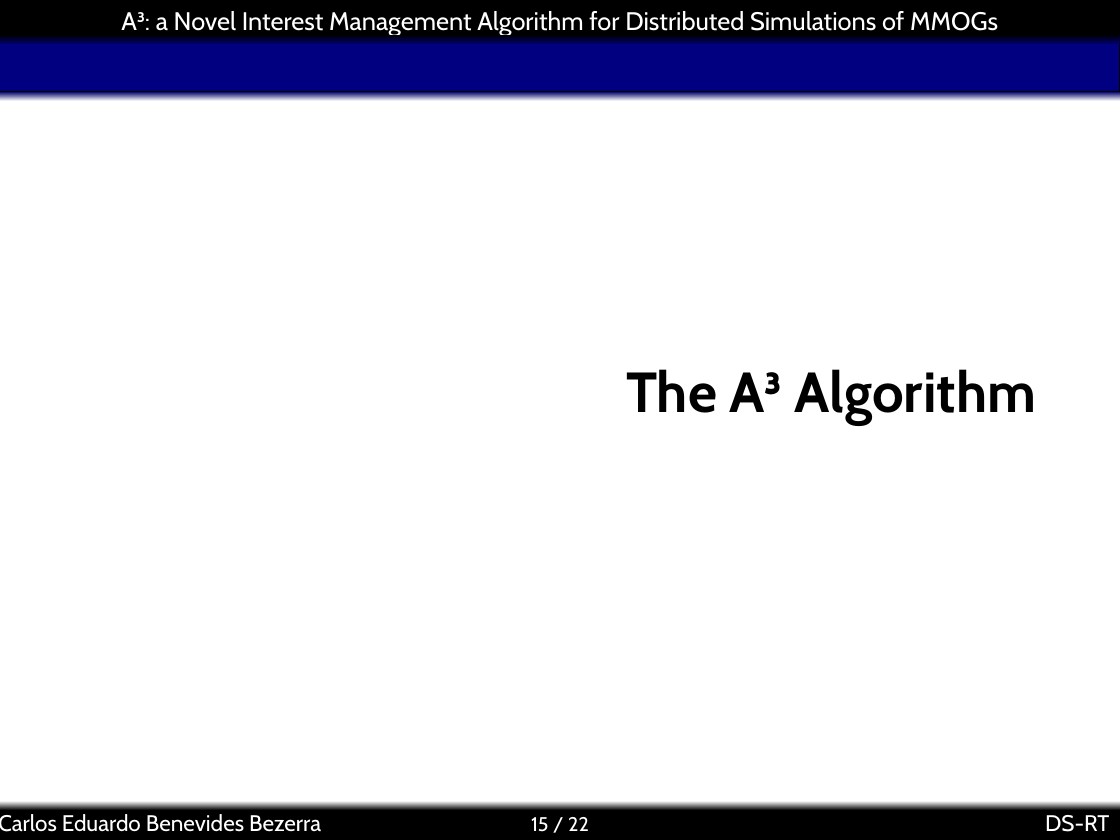
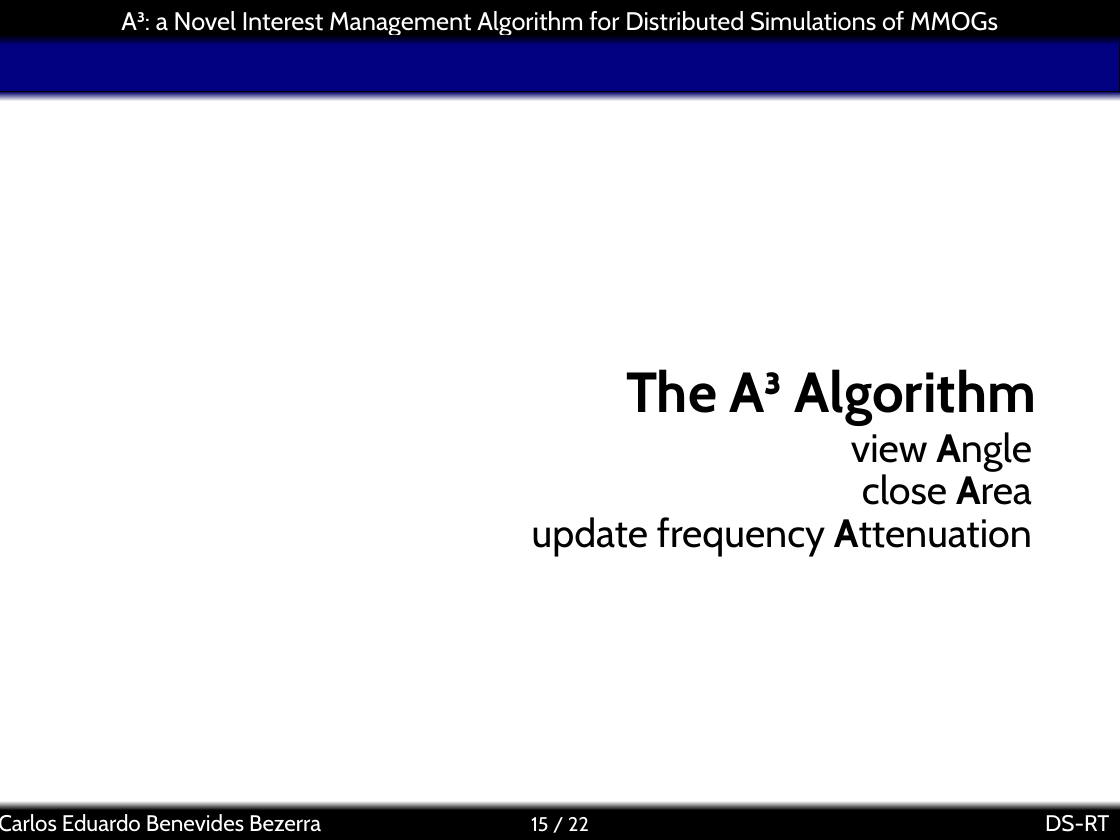
Before and after one commit to kdubezerra/kdubezerra, a slide deck: slide 15 of textos/dsrt/a3slides.ppt. Drawn at 1120x840 pixels with LibreOffice and Linux fonts; fonts in the diff are those of the drawing; background and template pictures are left out. Boxes give left, top, right and bottom in pixels: in the first picture for what was removed or moved away, otherwise in the second. Text is boxed around its words. In the diff, an @@ line names an element or a change of style, - is before the commit and + after.

```diff
--- a/textos/dsrt/a3slides.ppt
+++ b/textos/dsrt/a3slides.ppt
@@ subtitle added at bbox=[532, 432, 1032, 556], 28 pt, text #000000 @@
+view Angle
+close Area
+update frequency Attenuation
```
Also in this commit, not shown: 7 other slides changed, 1 slide added, 1 slide removed.
